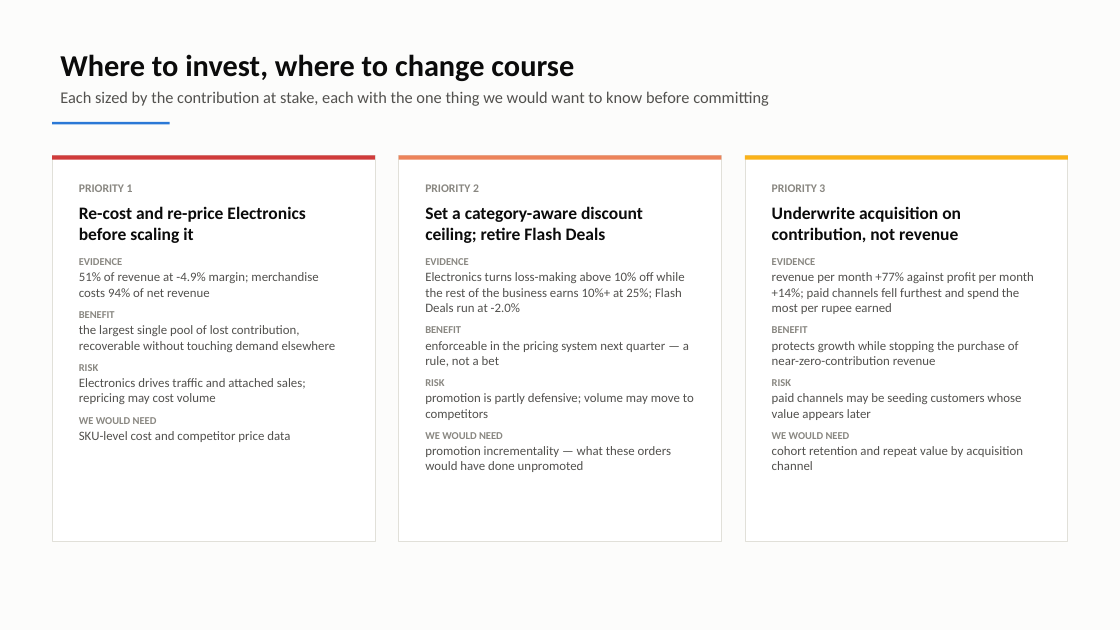
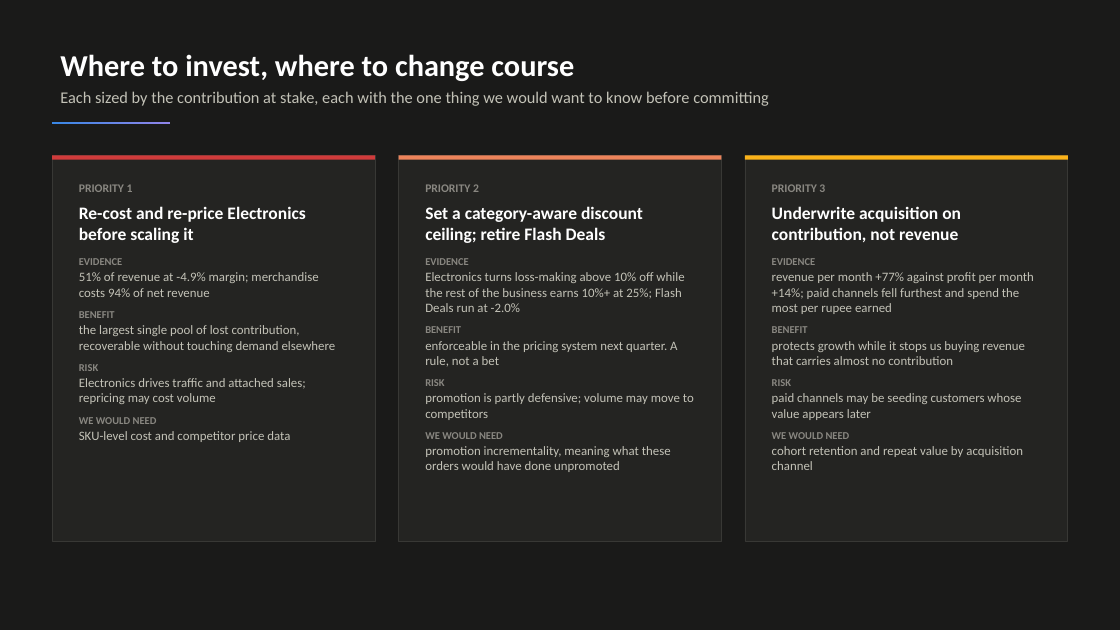
Before and after one commit to saint2706/AuroraCart-Case-Study, a slide deck: slide 16 of deliverables/AuroraCart_Executive_Story.pptx. Drawn at 1120x630 pixels with LibreOffice and Linux fonts; fonts in the diff are those of the drawing. Boxes give left, top, right and bottom in pixels: in the first picture for what was removed or moved away, otherwise in the second. Text is boxed around its words. In the diff, an @@ line names an element or a change of style, - is before the commit and + after.

```diff
--- a/deliverables/AuroraCart_Executive_Story.pptx
+++ b/deliverables/AuroraCart_Executive_Story.pptx
@@ background #FCFCFB to #1A1A19 @@
@@ text "Where to invest, where to ..." at [60,54,769,106]: text colour #0B0B0B to #FFFFFF in "Where to invest, where to change course"; text colour #52514E to #C3C2B7 in "Each sized by the contribution at stake, ..." @@
@@ rectangle at [52,122,170,124]: fill #2A78D6 to gradient #3987E5 to #9085E9 @@
@@ fill #FFFFFF to #242422; outline #E1E0D9 0.75 pt to #383835 0.75 pt in 3 elements at [398,155,721,542], [745,155,1068,542], [52,155,375,542] @@
@@ text at [79,206,336,404]: text colour #0B0B0B to #FFFFFF in "Re-cost and re-price Electronics before scaling it"; text colour #52514E to #C3C2B7 in "51% of revenue at -4.9% margin; merchandise ...", "the largest single pool of lost contribution, ...", "Electronics drives traffic and attached sales; repricing ...", "SKU-level cost and competitor price data" @@
@@ text at [425,206,694,420]: text colour #0B0B0B to #FFFFFF in "Set a category-aware discount ceiling; retire Flash ..."; text colour #52514E to #C3C2B7 in "Electronics turns loss-making above 10% off while ...", "promotion is partly defensive; volume may move ..." @@
@@ text at [772,206,1034,470]: text colour #0B0B0B to #FFFFFF in "Underwrite acquisition on contribution, not revenue"; text colour #52514E to #C3C2B7 in "revenue per month +77% against profit per ...", "paid channels may be seeding customers whose ...", "cohort retention and repeat value by acquisition ..." @@
@@ text at [425,341,677,366]: text changed; text colour #52514E to #C3C2B7 @@
-enforceable in the pricing system next quarter — a rule, not a bet
+enforceable in the pricing system next quarter. A rule, not a bet
@@ text at [772,341,1025,365]: text changed; text colour #52514E to #C3C2B7 @@
-protects growth while stopping the purchase of near-zero-contribution revenue
+protects growth while it stops us buying revenue that carries almost no contribution
@@ text at [425,446,671,472]: text changed; text colour #52514E to #C3C2B7 @@
-promotion incrementality — what these orders would have done unpromoted
+promotion incrementality, meaning what these orders would have done unpromoted
```
Also in this commit, not shown: 16 other slides changed, 25 other files.
